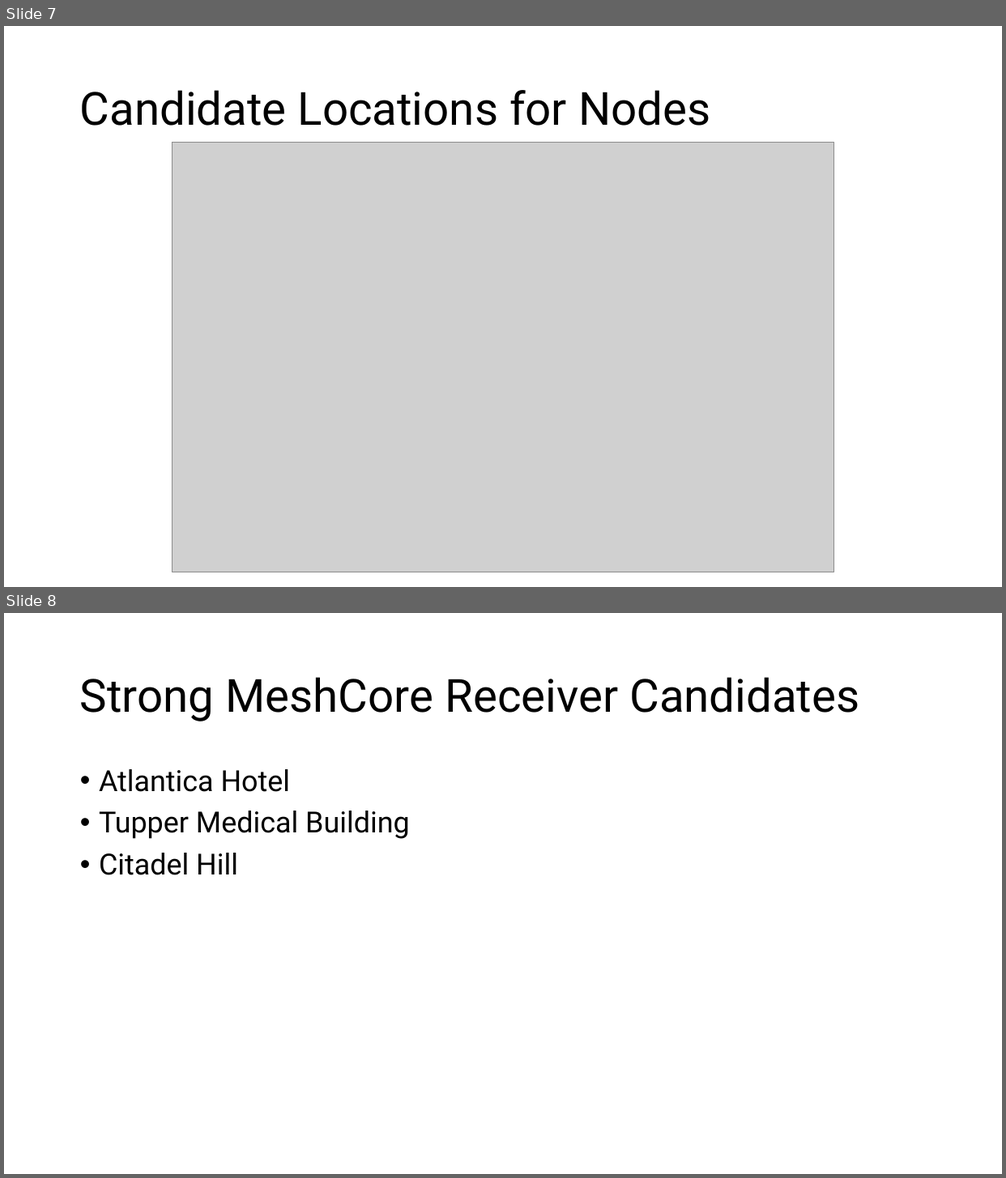
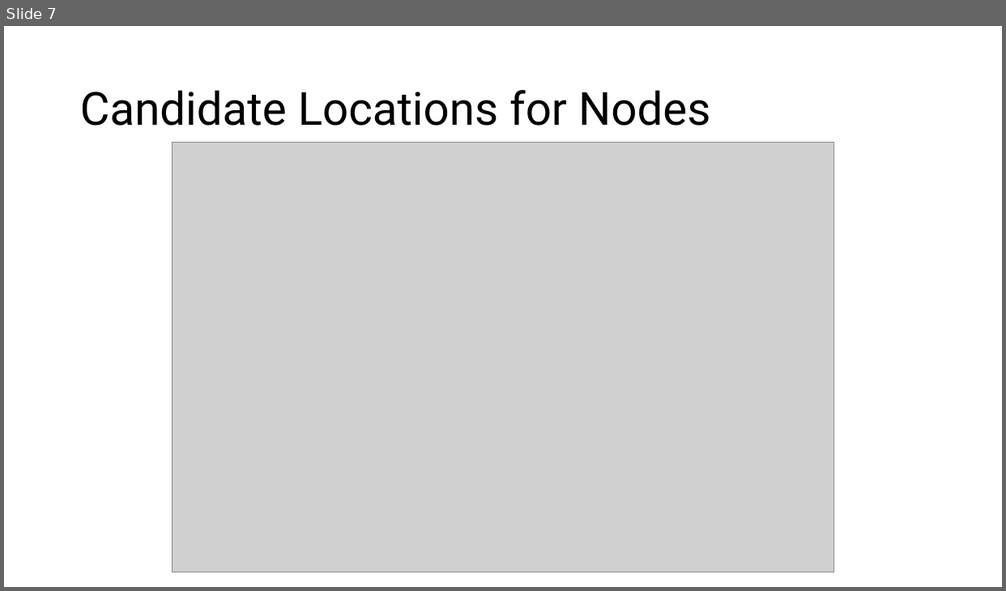
Before and after one commit to jonearle/usra2026, a slide deck: week2planning.pptx. Shown one above the other, each under a label of ours: slides 7 and 8 before the commit, slide 7 after it. The pictures are 1006x1178 and 1006x591 pixels, drawn with LibreOffice and Linux fonts; fonts in the diff are those of the drawing; grey boxes stand for pictures. Boxes give left, top, right and bottom in pixels: in the first picture for what was removed or moved away, otherwise in the second. Text is boxed around its words. In the diff, an @@ line names an element or a change of style, - is before the commit and + after.

```diff
--- a/week2planning.pptx
+++ b/week2planning.pptx
@@ slide 8 removed at [4,613,1002,1174], background #FFFFFF @@
@@ title removed at [80,677,859,722] @@
-Strong MeshCore Receiver Candidates
@@ text removed at [99,769,410,875] @@
-• Atlantica Hotel
-• Tupper Medical Building
-• Citadel Hill
```
Also in this commit, not shown: 1 other file.
